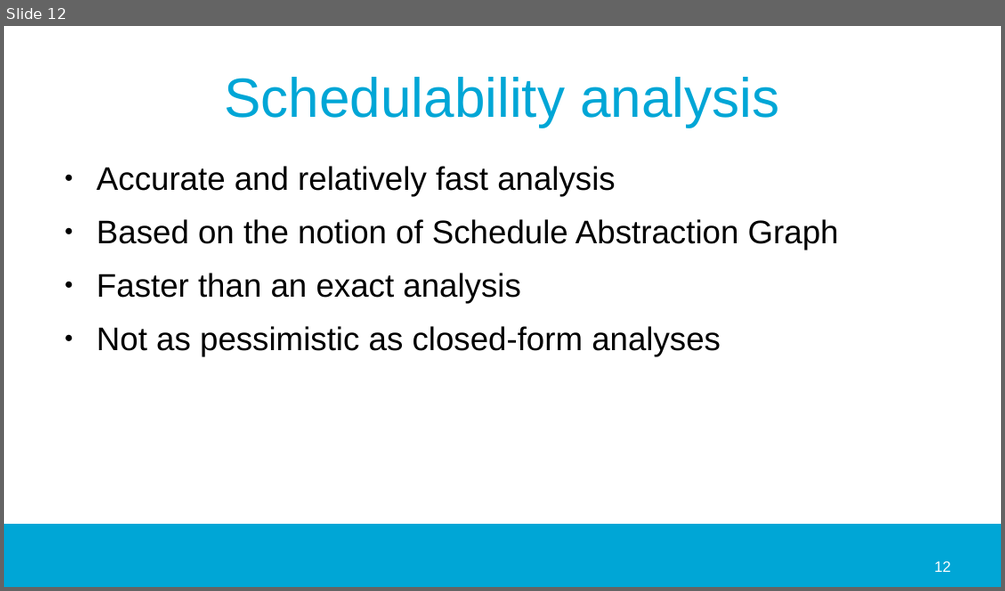
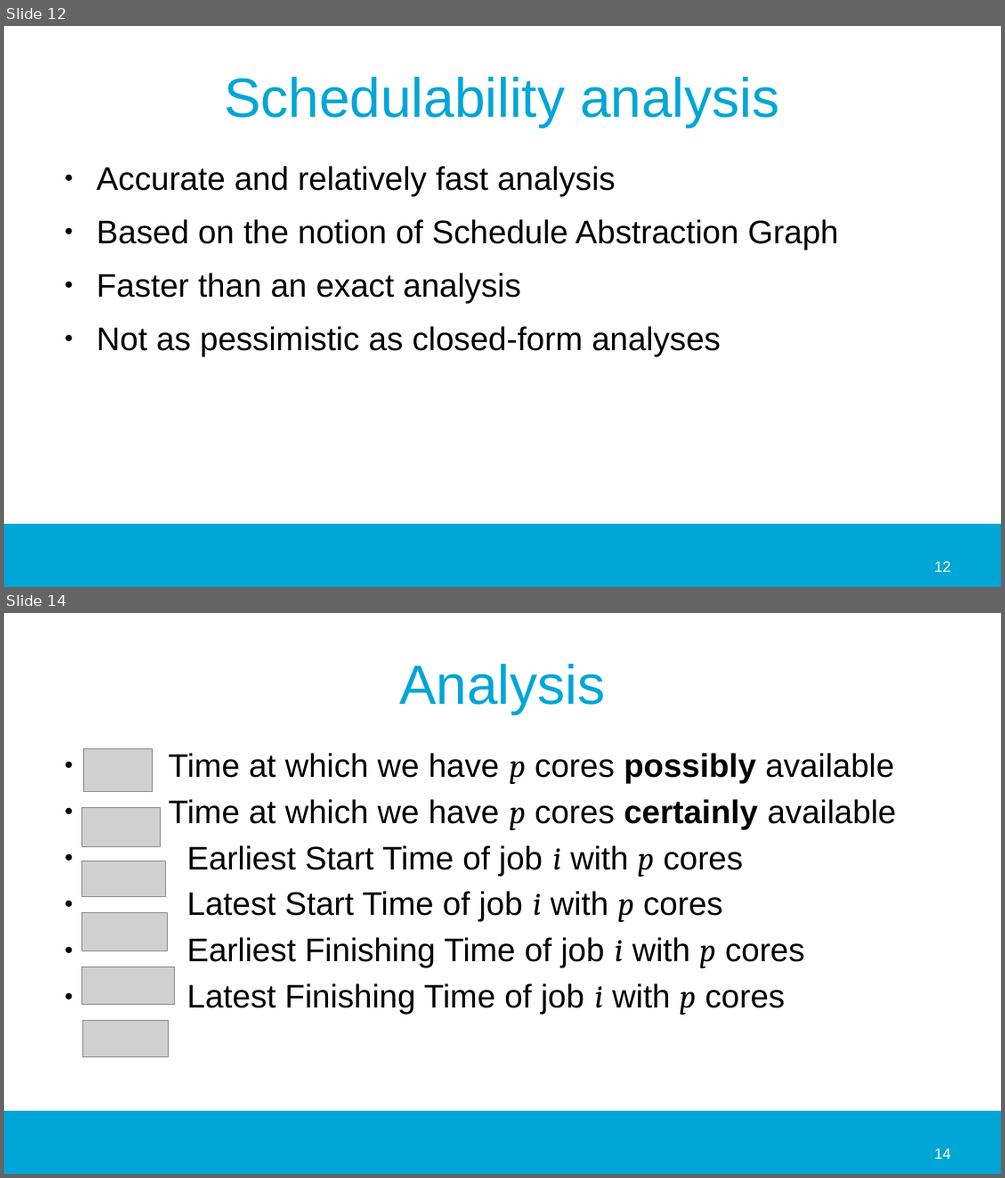
Before and after one commit to jmigual/APATeoria, a slide deck: Notes/TFM_presentations/2020_02_24/2020_02_24.odp. Shown one above the other, each under a label of ours: slide 12 before the commit, slides 12 and 14 after it; the slides between them are not shown. The pictures are 1005x591 and 1005x1178 pixels, drawn with LibreOffice and Linux fonts; fonts in the diff are those of the drawing; grey boxes stand for pictures; background and template pictures are left out. Boxes give left, top, right and bottom in pixels: in the first picture for what was removed or moved away, otherwise in the second. Text is boxed around its words. In the diff, an @@ line names an element or a change of style, - is before the commit and + after.

```diff
--- a/Notes/TFM_presentations/2020_02_24/2020_02_24.odp
+++ b/Notes/TFM_presentations/2020_02_24/2020_02_24.odp
@@ slide 14 added at bbox=[4, 613, 1001, 1174], background #FFFFFF; not listed: 1 template element that a slide beside it also shows @@
@@ title added at bbox=[399, 664, 605, 714], 44 pt, text #00A6D6 @@
+Analysis
@@ picture added at bbox=[83, 749, 153, 792] @@
@@ text added at bbox=[169, 753, 897, 1014], 26 pt, text #000000 @@
+● Time at which we have p cores possibly available
+● Time at which we have p cores certainly available
+● Earliest Start Time of job i with p cores
+● Latest Start Time of job i with p cores
+● Earliest Finishing Time of job i with p cores
+● Latest Finishing Time of job i with p cores
@@ picture added at bbox=[82, 808, 162, 846] @@
@@ picture added at bbox=[82, 860, 166, 896] @@
@@ picture added at bbox=[82, 912, 168, 950] @@
@@ picture added at bbox=[82, 966, 175, 1005] @@
@@ picture added at bbox=[83, 1020, 169, 1056] @@
@@ page number added at bbox=[934, 1148, 951, 1159], 12 pt, text #FFFFFF @@
+14
```
Also in this commit, not shown: 1 slide changed, 3 other slides added, 1 slide removed, 17 other files.
